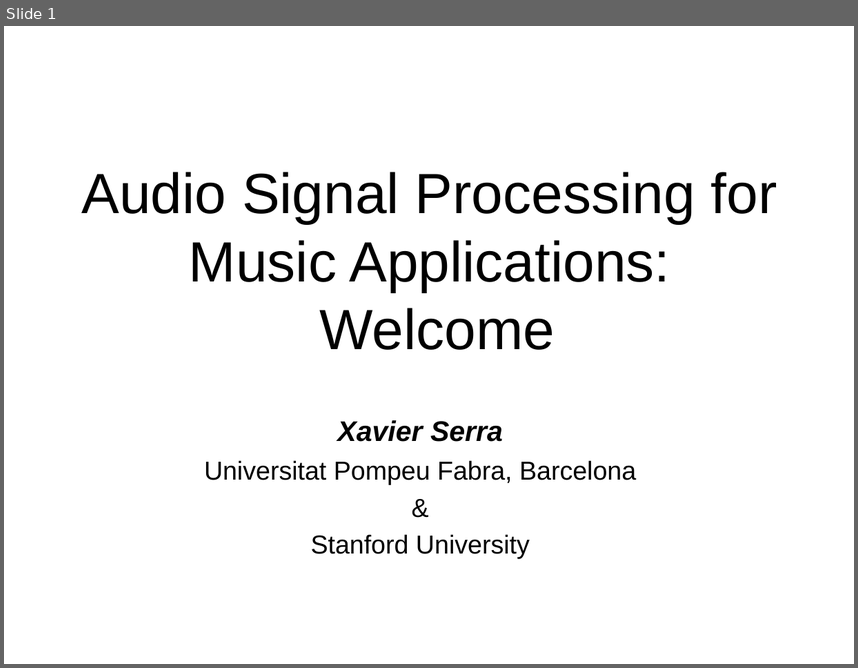
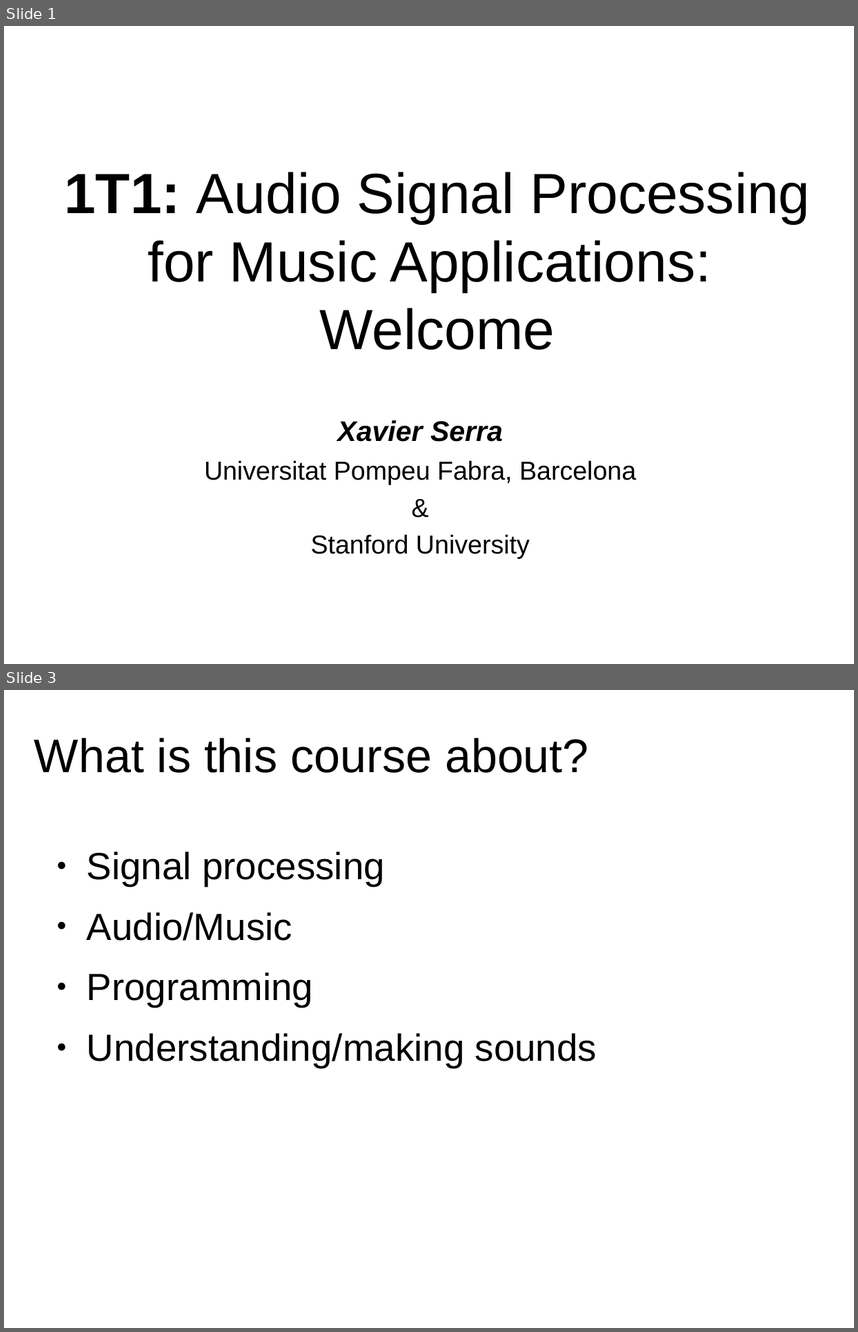
Before and after one commit to hoinx/sms-tools, a slide deck: lectures/1-Introduction/1T1-Welcome.odp. Shown one above the other, each under a label of ours: slide 1 before the commit, slides 1 and 3 after it; the slides between them are not shown. The pictures are 858x668 and 858x1332 pixels, drawn with LibreOffice and Linux fonts; fonts in the diff are those of the drawing. Boxes give left, top, right and bottom in pixels: in the first picture for what was removed or moved away, otherwise in the second. Text is boxed around its words. In the diff, an @@ line names an element or a change of style, - is before the commit and + after.

```diff
--- a/lectures/1-Introduction/1T1-Welcome.odp
+++ b/lectures/1-Introduction/1T1-Welcome.odp
@@ slide 3 added at <box>4,690,854,1328</box>, background #FFFFFF @@
@@ title added at <box>34,738,589,773</box>, 39.9 pt, text #000000 @@
+What is this course about?
@@ text added at <box>87,851,597,1067</box>, 32 pt, text #000000 @@
+● Signal processing
+● Audio/Music
+● Programming
+● Understanding/making sounds
@@ slide 1 changed as well @@
@@ title at <box>64,172,811,350</box>: text changed @@
-Audio Signal Processing for
-Music Applications:
-Welcome
+1T1: Audio Signal Processing for Music Applications:
+Welcome
```
Also in this commit, not shown: 5 other slides changed, 1 other slide added, 8 slides removed, 4 other files.
